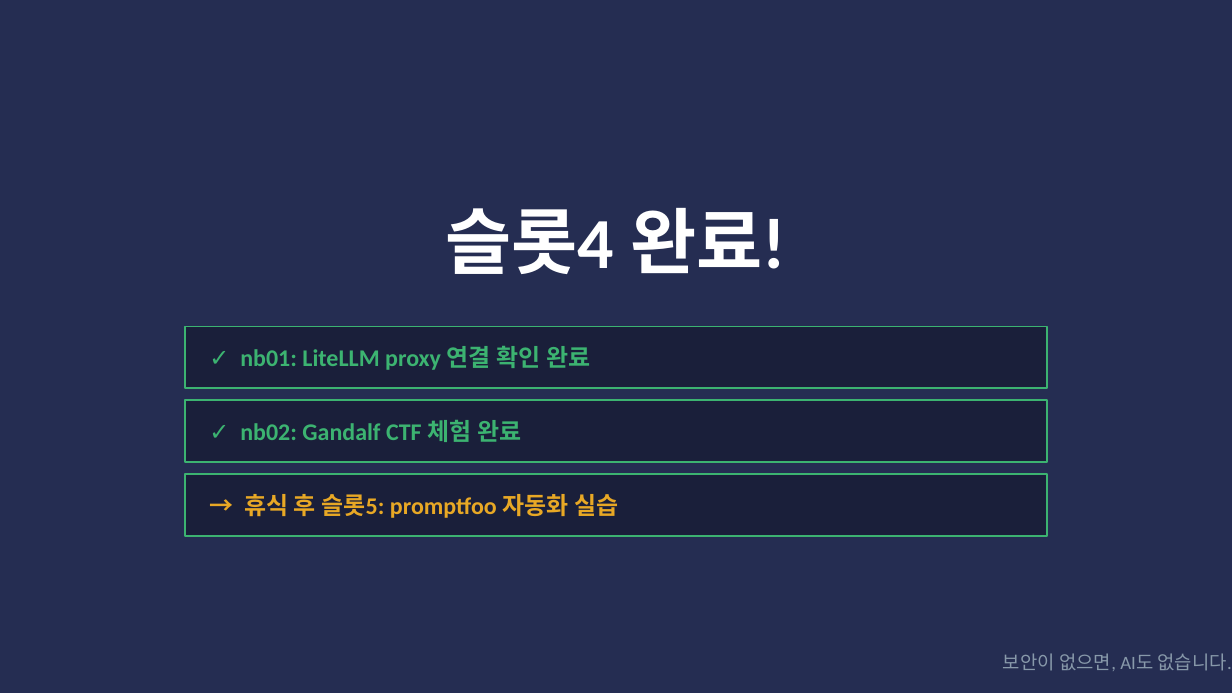
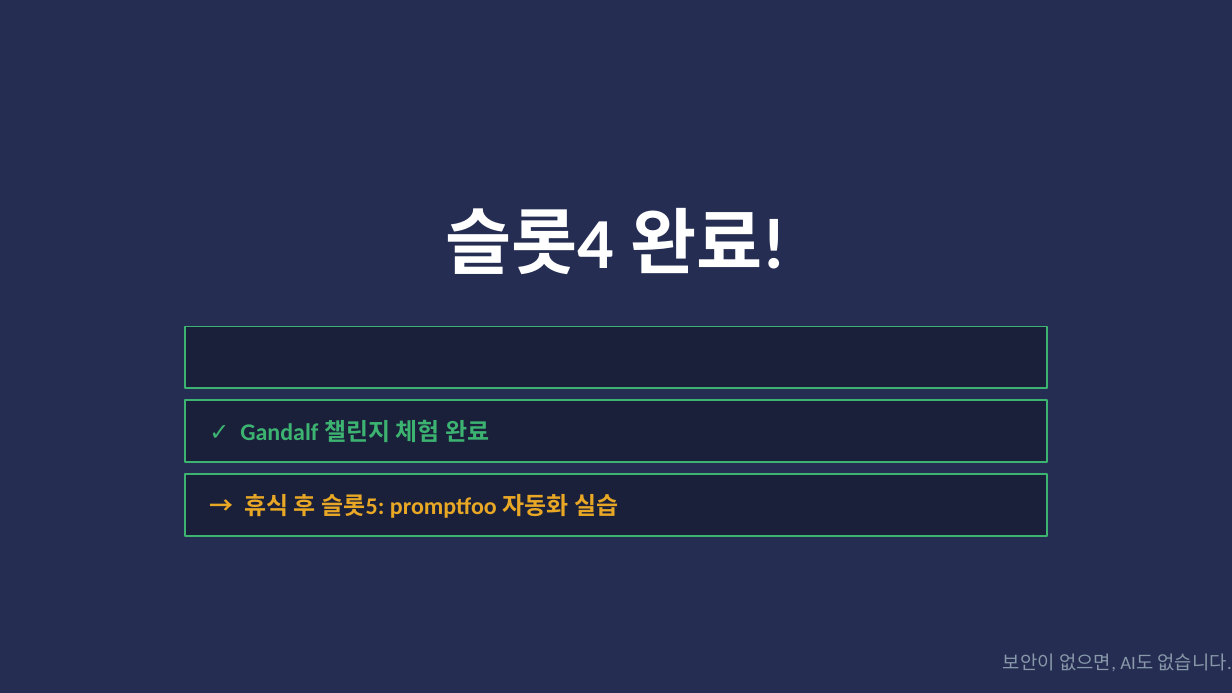
Before and after one commit to sulgik/security-workshop, a slide deck: slide 10 of ws02/class/ws02_슬롯4_실습_proxy연결_GandalfCTF.pptx (slide 15 before the commit). Drawn at 1232x693 pixels with LibreOffice and Linux fonts; fonts in the diff are those of the drawing. Boxes give left, top, right and bottom in pixels: in the first picture for what was removed or moved away, otherwise in the second. Text is boxed around its words. In the diff, an @@ line names an element or a change of style, - is before the commit and + after.

```diff
--- a/ws02/class/ws02_슬롯4_실습_proxy연결_GandalfCTF.pptx
+++ b/ws02/class/ws02_슬롯4_실습_proxy연결_GandalfCTF.pptx
@@ text removed at [240, 346, 590, 370] @@
-✓ nb01: LiteLLM proxy 연결 확인 완료
@@ text at [240, 420, 489, 442]: text changed @@
-✓ nb02: Gandalf CTF 체험 완료
+✓ Gandalf 챌린지 체험 완료
```
Also in this commit, not shown: 3 other slides changed, 5 slides removed, 7 other files.
